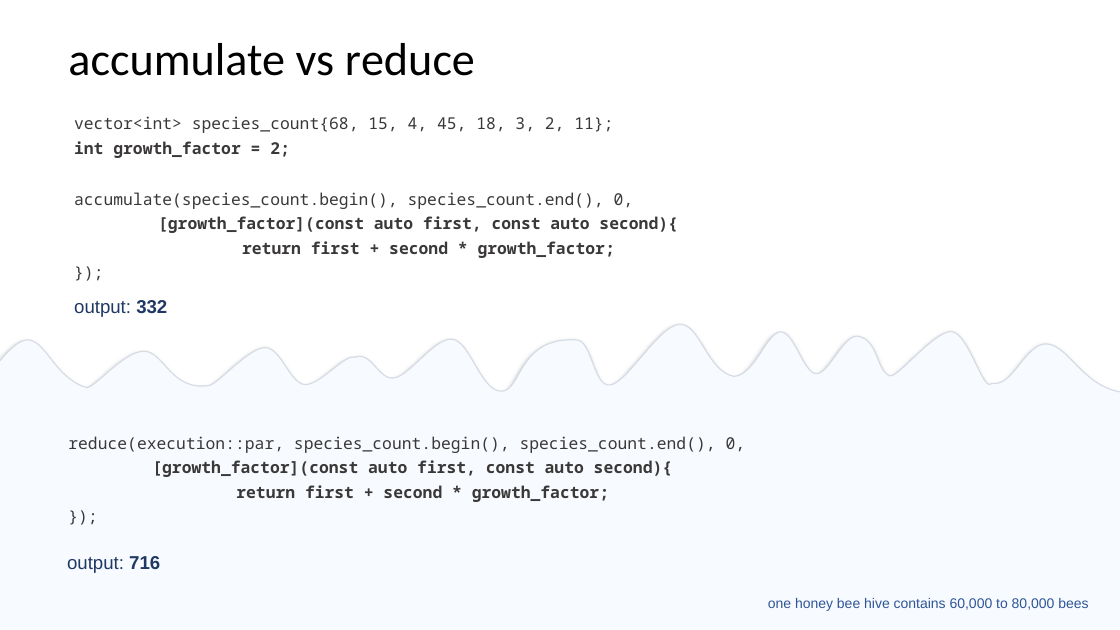
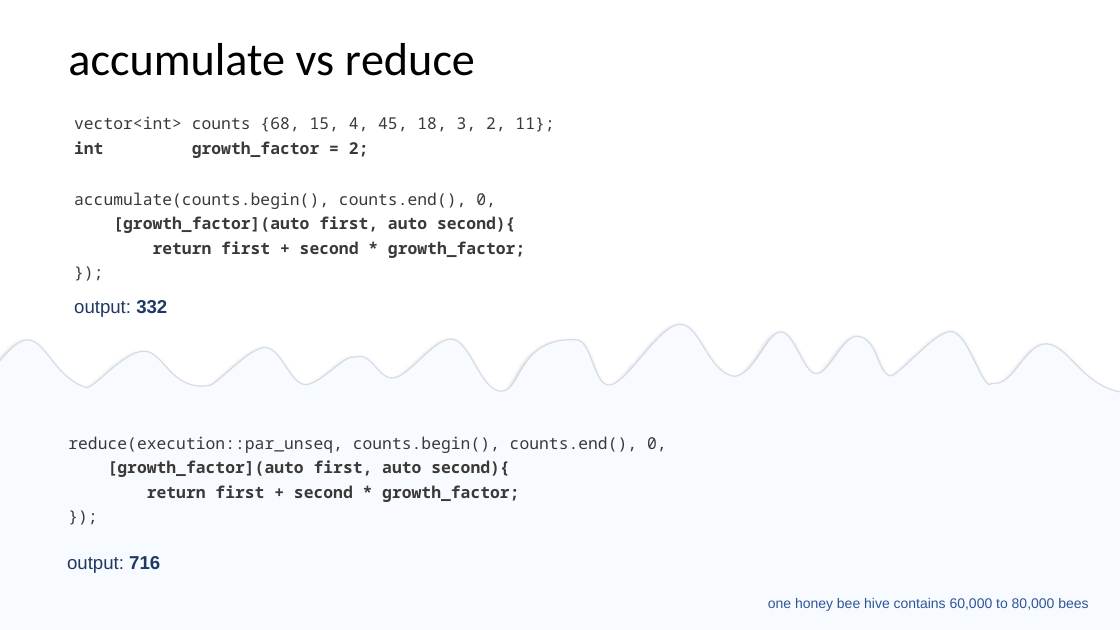
Before and after one commit to EmptySquareBubble/StoriesFromAParallelUniverse-, a slide deck: slide 9 of stories_from_a_paralel_universe.pptx. Drawn at 1120x630 pixels with LibreOffice and Linux fonts; fonts in the diff are those of the drawing. Boxes give left, top, right and bottom in pixels: in the first picture for what was removed or moved away, otherwise in the second. Text is boxed around its words. In the diff, an @@ line names an element or a change of style, - is before the commit and + after.

```diff
--- a/stories_from_a_paralel_universe.pptx
+++ b/stories_from_a_paralel_universe.pptx
@@ text at box(74, 116, 554, 132): text changed @@
-vector<int> species_count{68, 15, 4, 45, 18, 3, 2, 11};
+vector<int> counts {68, 15, 4, 45, 18, 3, 2, 11};
@@ text at box(74, 192, 515, 233): text changed @@
-accumulate(species_count.begin(), species_count.end(), 0,
-[growth_factor](const auto first, const auto second){
+accumulate(counts.begin(), counts.end(), 0,
+[growth_factor](auto first, auto second){
@@ text at box(68, 436, 667, 477): text changed @@
-reduce(execution::par, species_count.begin(), species_count.end(), 0,
-[growth_factor](const auto first, const auto second){
+reduce(execution::par_unseq, counts.begin(), counts.end(), 0,
+[growth_factor](auto first, auto second){
```
Also in this commit, not shown: 13 other slides changed, 4 slides added, 1 slide removed, 2 other files.
